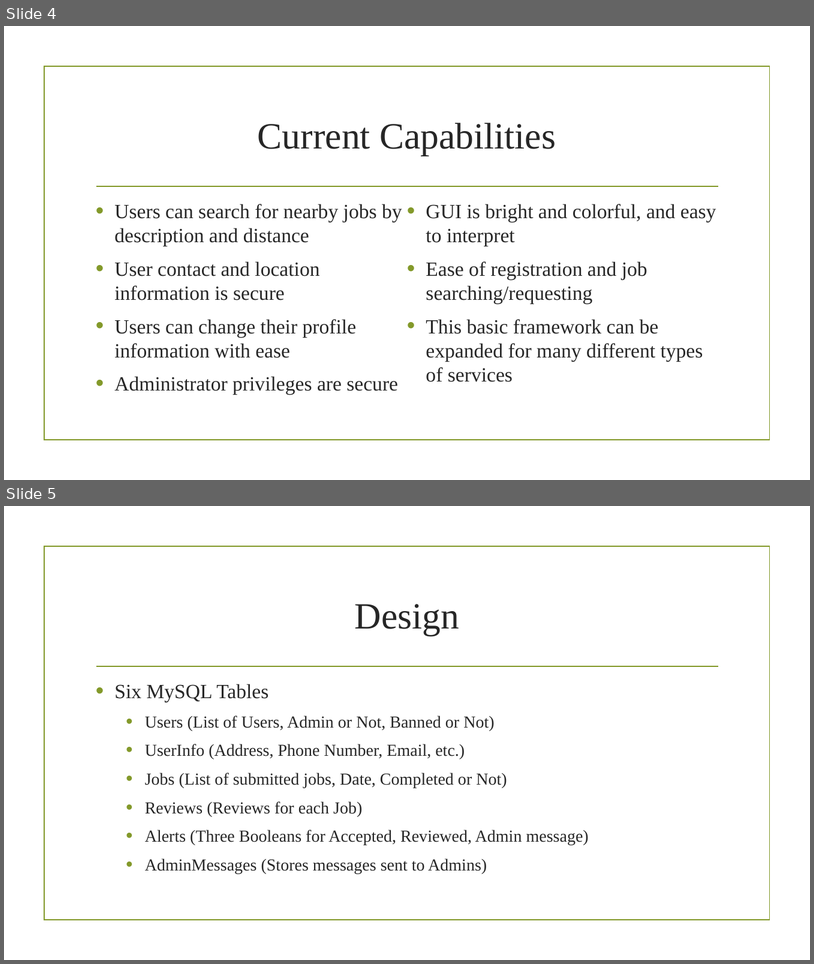
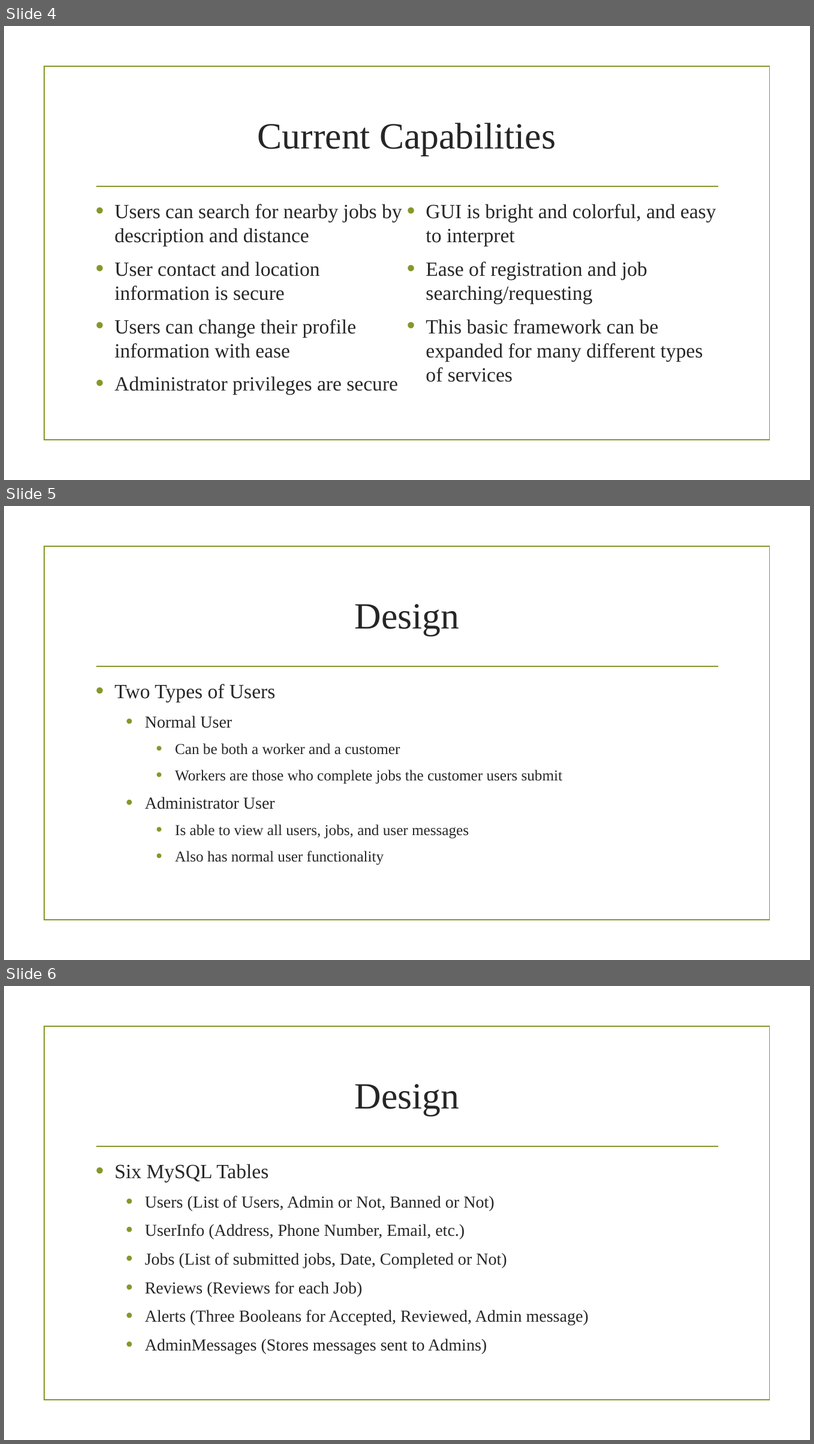
Before and after one commit to jjumbc/Software-Engineering-Group-project, a slide deck: Presentation/FINAL.pptx. Shown one above the other, each under a label of ours: slides 4 and 5 before the commit, slides 4, 5 and 6 after it. The pictures are 814x964 and 814x1444 pixels, drawn with LibreOffice and Linux fonts; fonts in the diff are those of the drawing; background and template pictures are left out. Boxes give left, top, right and bottom in pixels: in the first picture for what was removed or moved away, otherwise in the second. Text is boxed around its words. In the diff, an @@ line names an element or a change of style, - is before the commit and + after.

Commit message:
Added a design slide to final presentation

```diff
--- a/Presentation/FINAL.pptx
+++ b/Presentation/FINAL.pptx
@@ slide 5 added at (4, 506, 810, 960), background picture (left out); not listed: 2 template elements that a slide beside it also shows @@
@@ title added at (355, 604, 459, 636), 44 pt, text #262626 @@
+Design
@@ text added at (114, 684, 563, 865), 18 pt, text #262626 @@
+• Two Types of Users
+  • Normal User
+    • Can be both a worker and a customer
+    • Workers are those who complete jobs the customer users submit
+  • Administrator User
+    • Is able to view all users, jobs, and user messages
+    • Also has normal user functionality
@@ what was slide 5 is now slide 6 @@
```
Also in this commit, not shown: 1 slide changed.
